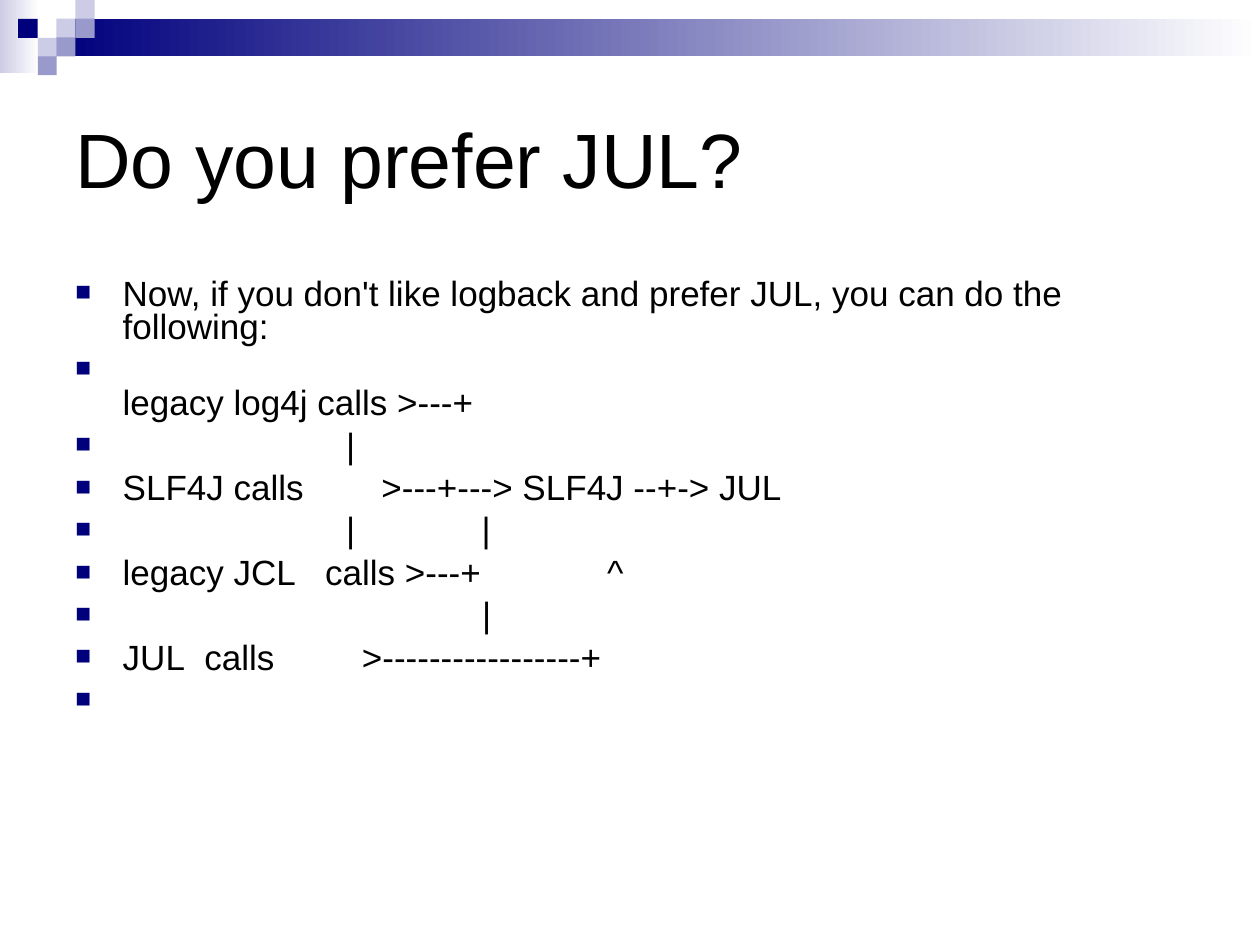
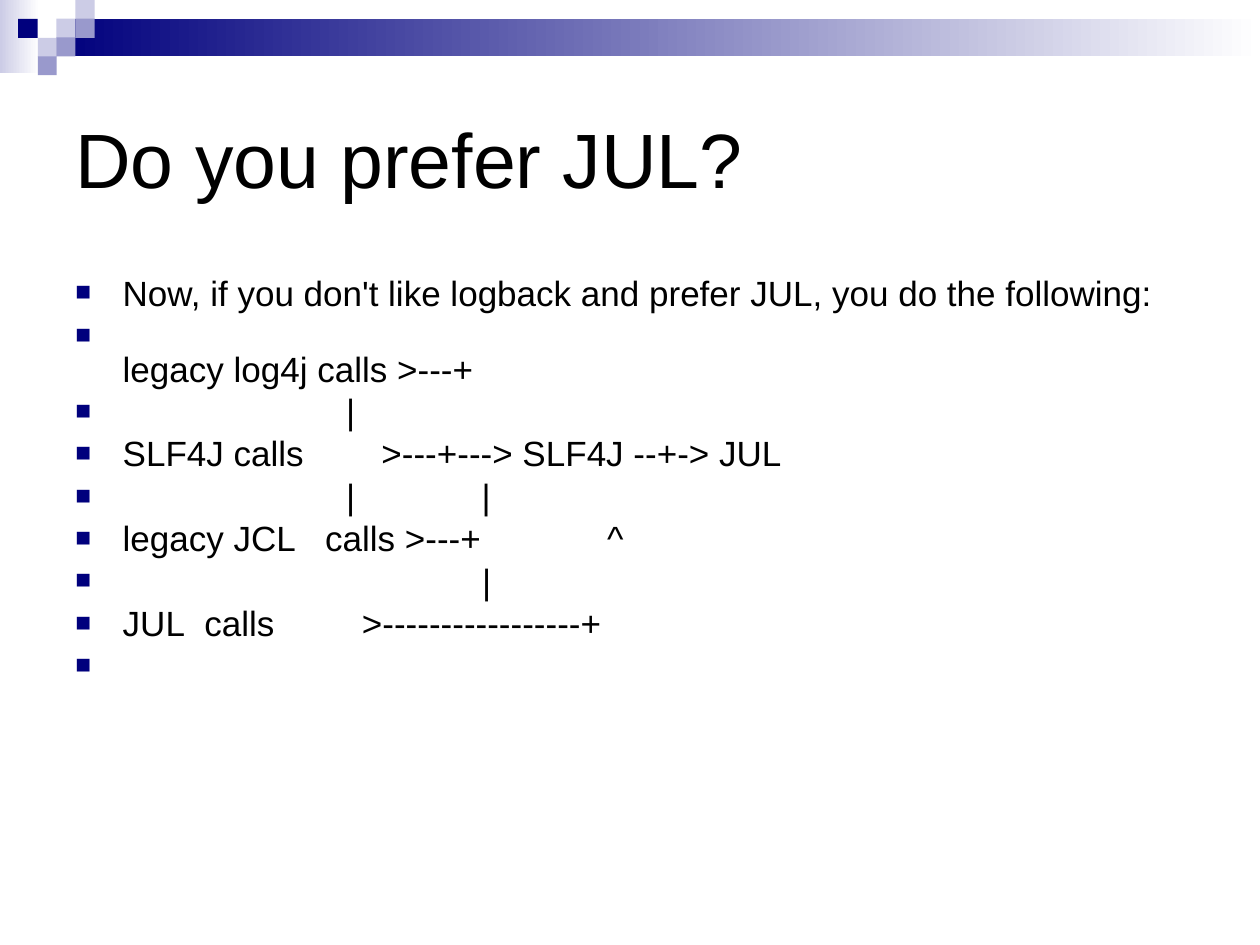
Before and after one commit to qos-ch/logback, a slide deck: slide 6 of logback-site/src/site/resources/10reasons.ppt. Drawn at 1260x945 pixels with LibreOffice and Linux fonts; fonts in the diff are those of the drawing; background and template pictures are left out. Boxes give left, top, right and bottom in pixels: in the first picture for what was removed or moved away, otherwise in the second. Text is boxed around its words. In the diff, an @@ line names an element or a change of style, - is before the commit and + after.

```diff
--- a/logback-site/src/site/resources/10reasons.ppt
+++ b/logback-site/src/site/resources/10reasons.ppt
@@ text at (123, 280, 1151, 313): text changed @@
-■ Now, if you don't like logback and prefer JUL, you can do the following:
+■ Now, if you don't like logback and prefer JUL, you do the following:
```
Also in this commit, not shown: 12 other slides changed, 4 slides added, 1 slide removed, 2 other files.
